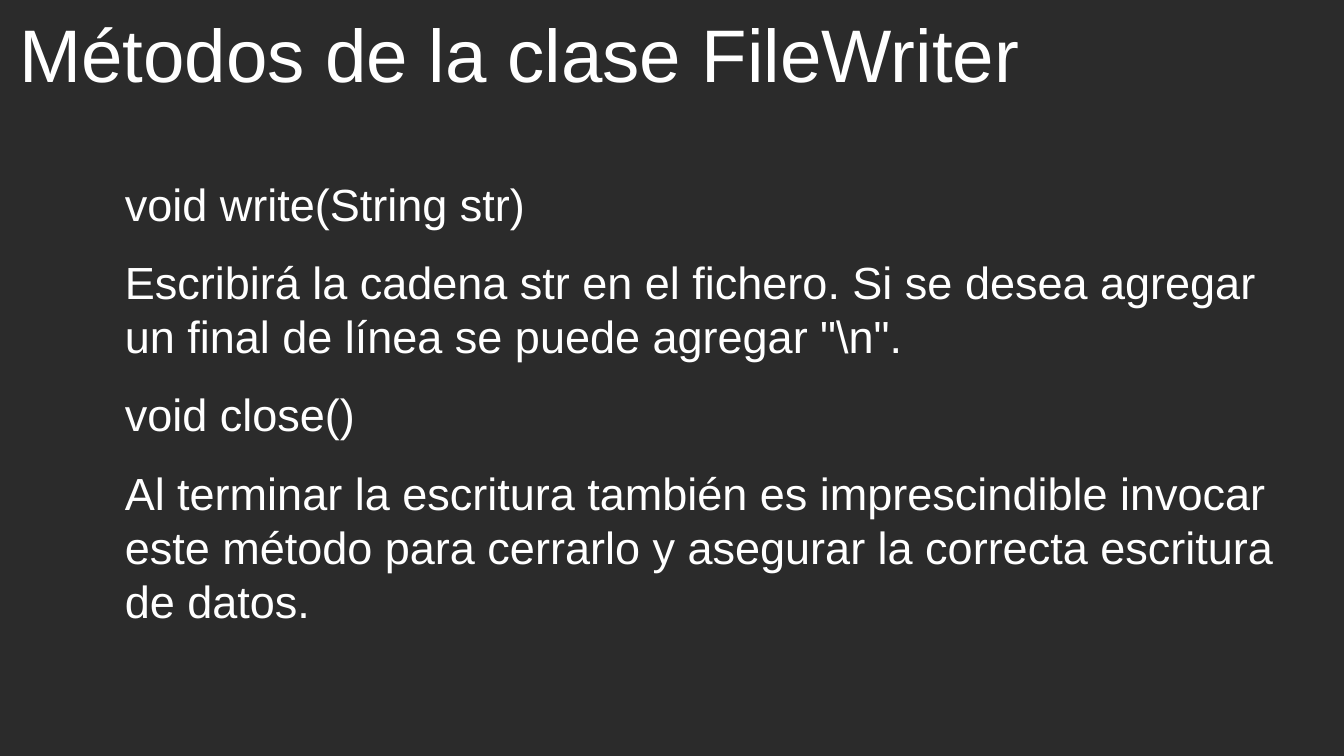
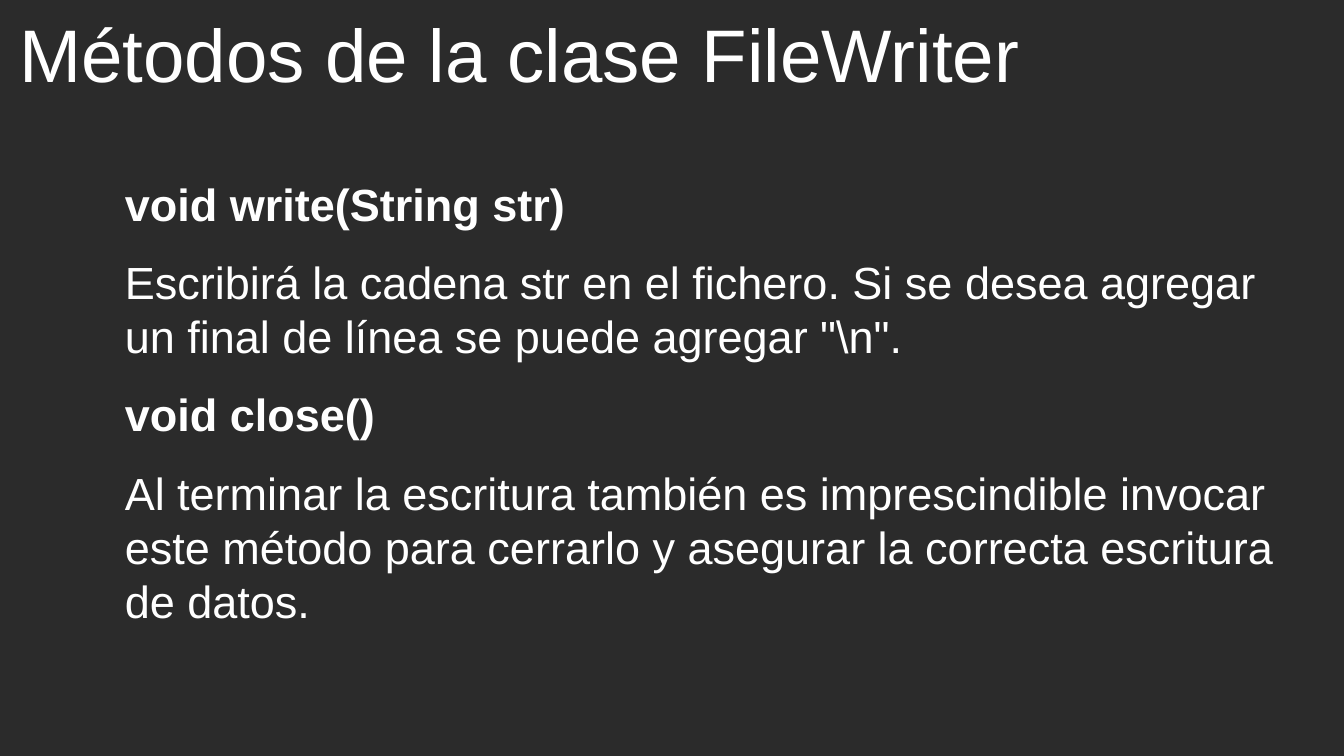
Before and after one commit to cmorenoruiz/ApuntesProgramacion, a slide deck: slide 13 of Unidad 11 Ficheros/Clase FileWriter Presentación para clase.odp (slide 10 before the commit). Drawn at 1344x756 pixels with LibreOffice and Linux fonts; fonts in the diff are those of the drawing; background and template pictures are left out; a plain dark background stands for a picture behind light text. Boxes give left, top, right and bottom in pixels: in the first picture for what was removed or moved away, otherwise in the second. Text is boxed around its words. In the diff, an @@ line names an element or a change of style, - is before the commit and + after.

```diff
--- a/Unidad 11 Ficheros/Clase FileWriter Presentación para clase.odp
+++ b/Unidad 11 Ficheros/Clase FileWriter Presentación para clase.odp
@@ text at (125, 188, 564, 440): bold on in "void write(String str)", "void close()" @@
```
Also in this commit, not shown: 1 other slide changed, 3 slides added, 1 other file.
